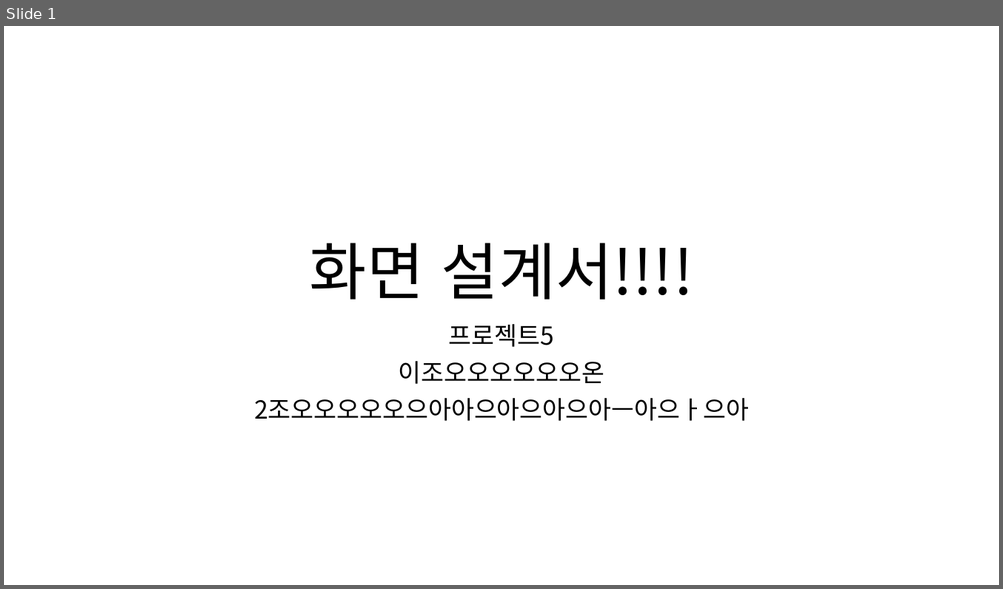
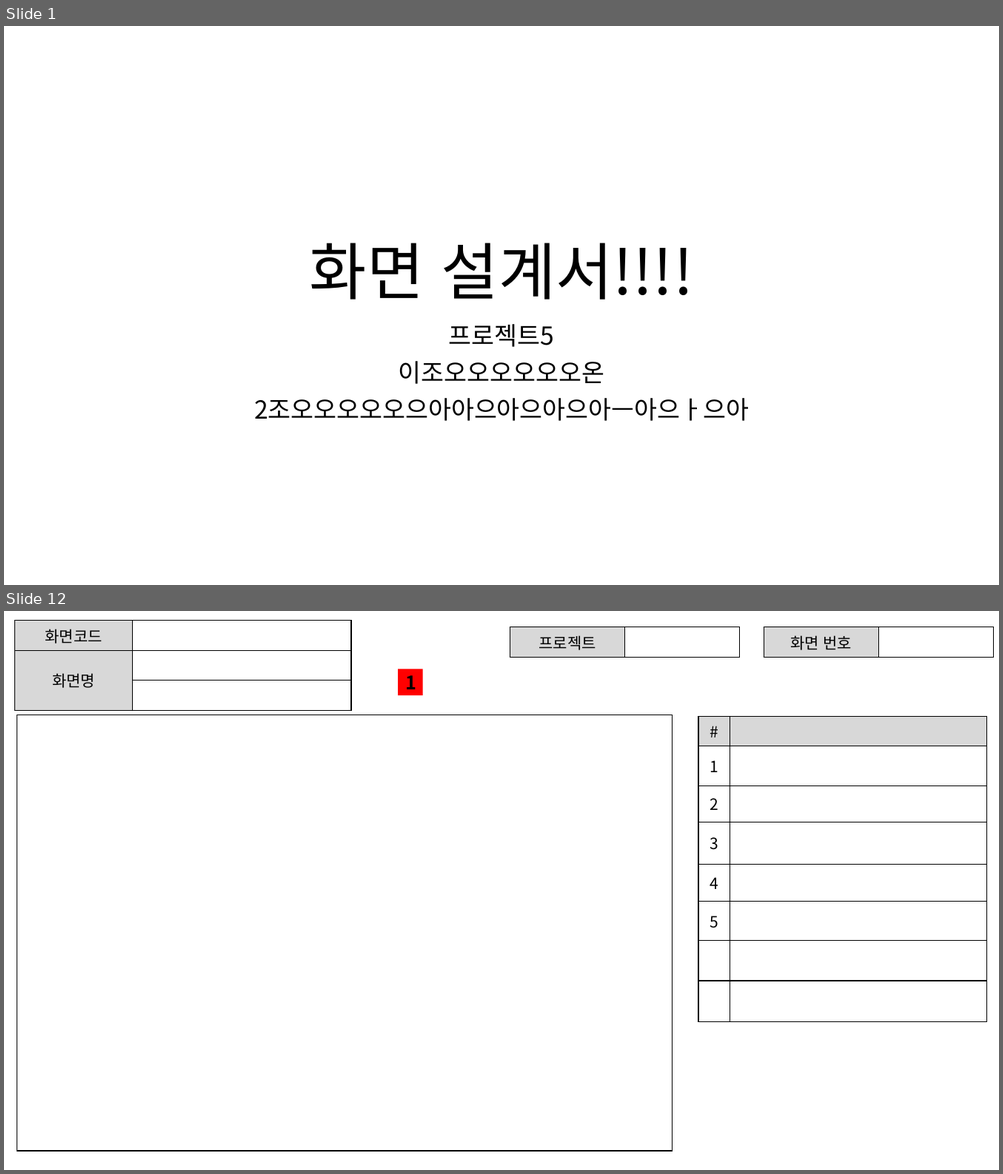
Before and after one commit to ezenteam2/e-Zone, a slide deck: 0 발표용 파워포인트/project05 - 파워포인트 종합 - 현태.pptx. Shown one above the other, each under a label of ours: slide 1 before the commit, slides 1 and 12 after it; the slides between them are not shown. The pictures are 1003x589 and 1003x1174 pixels, drawn with LibreOffice and Linux fonts; fonts in the diff are those of the drawing. Boxes give left, top, right and bottom in pixels: in the first picture for what was removed or moved away, otherwise in the second. Text is boxed around its words. In the diff, an @@ line names an element or a change of style, - is before the commit and + after.

```diff
--- a/0 발표용 파워포인트/project05 - 파워포인트 종합 - 현태.pptx
+++ b/0 발표용 파워포인트/project05 - 파워포인트 종합 - 현태.pptx
@@ slide 12 added at <box>4,611,999,1170</box>, background #FFFFFF @@
@@ table added at <box>14,621,351,699</box>, 3 rows, 2 columns @@
+화면코드 | 
+화면명 | 
+ | 
@@ table added at <box>510,627,740,653</box>, 1 rows, 2 columns @@
+프로젝트 | 
@@ table added at <box>763,627,993,653</box>, 1 rows, 2 columns @@
+화면 번호 | 
@@ rectangle added at <box>398,669,423,695</box>, fill #FF0000, 18 pt, text #000000, bold @@
+1
@@ rectangle added at <box>17,715,671,1151</box>, outline #000000 1 pt @@
@@ table added at <box>699,716,987,1019</box>, 8 rows, 2 columns @@
+# | 
+1 | 
+2 | 
+3 | 
+4 | 
+5 | 
+ | 
+ | 
```
Also in this commit, not shown: 1 slide changed, 9 other slides added, 1 other file.
